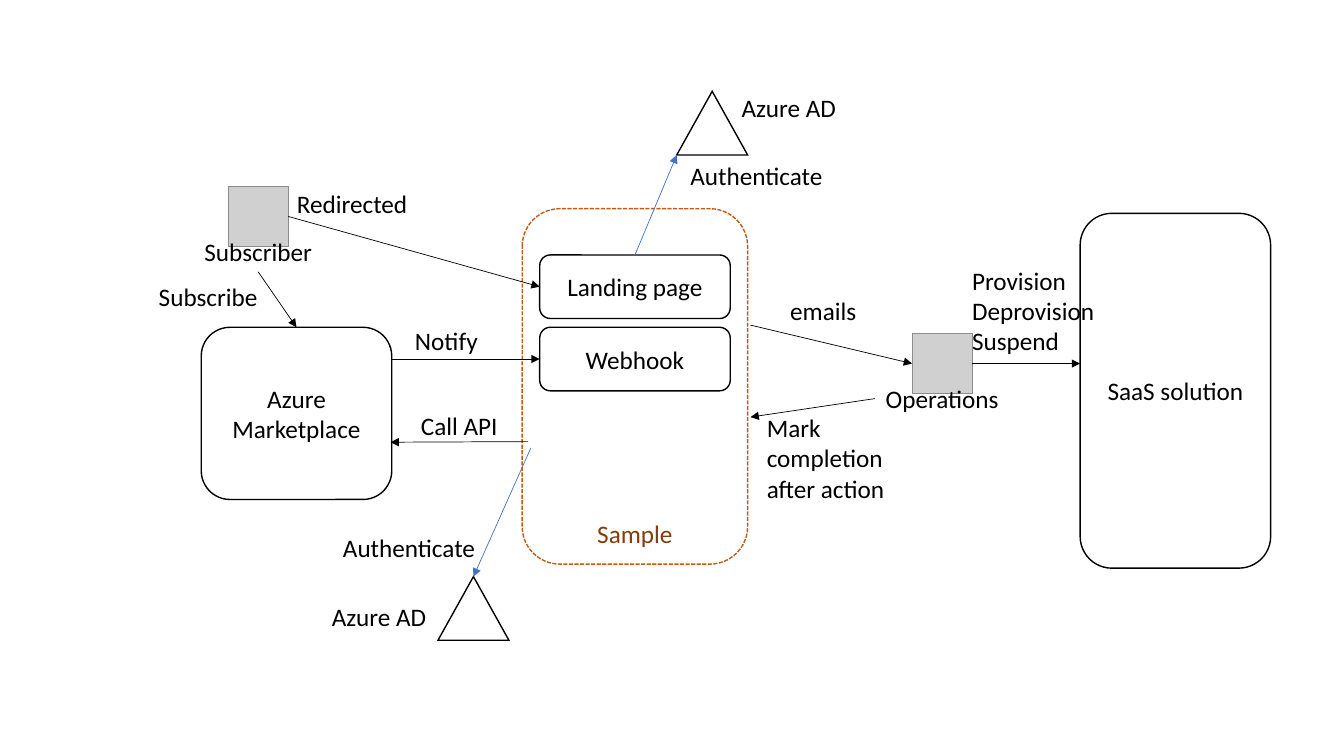
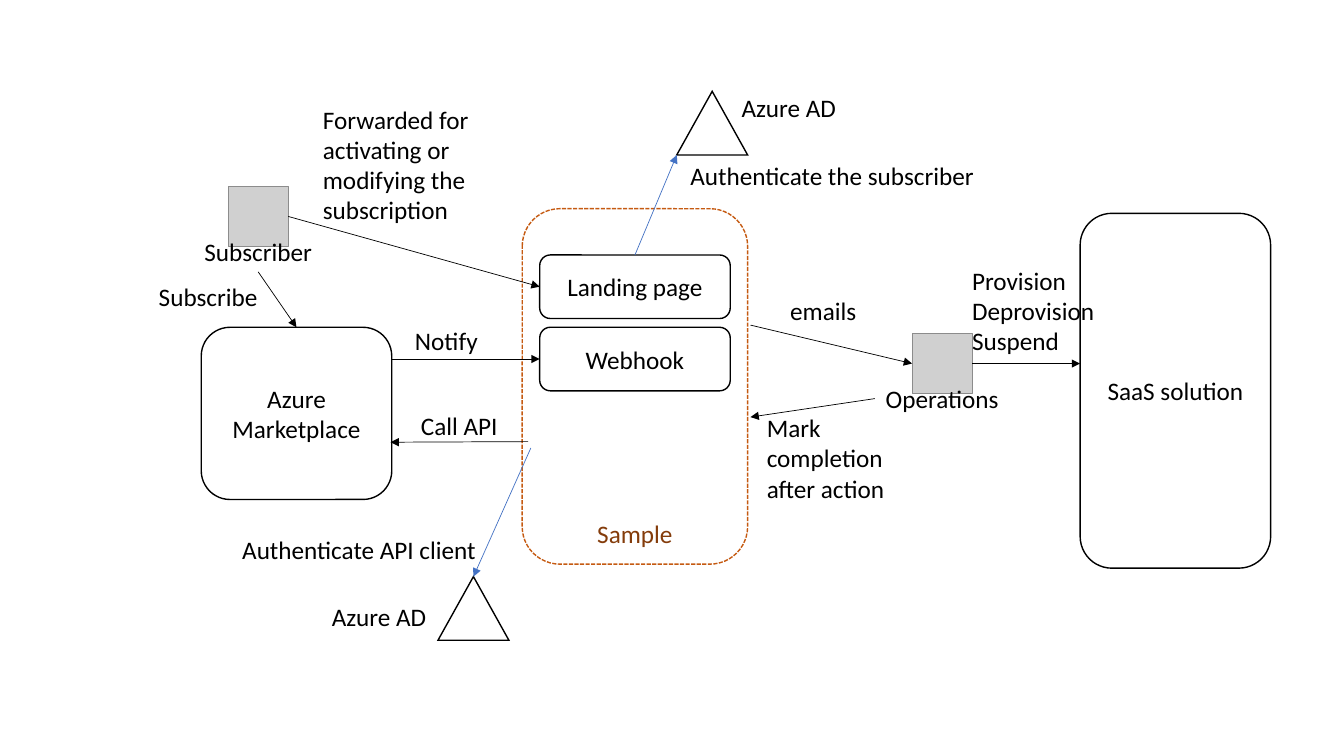
Before and after one commit to Ercenk/ContosoAMPBasic, a slide deck: slide 1 of Docs/figures.pptx. Drawn at 1344x756 pixels with LibreOffice and Linux fonts; fonts in the diff are those of the drawing; grey boxes stand for pictures. Boxes give left, top, right and bottom in pixels: in the first picture for what was removed or moved away, otherwise in the second. Text is boxed around its words. In the diff, an @@ line names an element or a change of style, - is before the commit and + after.

```diff
--- a/Docs/figures.pptx
+++ b/Docs/figures.pptx
@@ text at box(323, 111, 468, 223): text changed @@
-Redirected
+Forwarded for activating or modifying the subscription
@@ text at box(690, 167, 974, 186): text changed @@
-Authenticate
+Authenticate the subscriber
@@ text at box(242, 541, 475, 559): text changed @@
-Authenticate
+Authenticate API client
```
Also in this commit, not shown: 2 other files.
